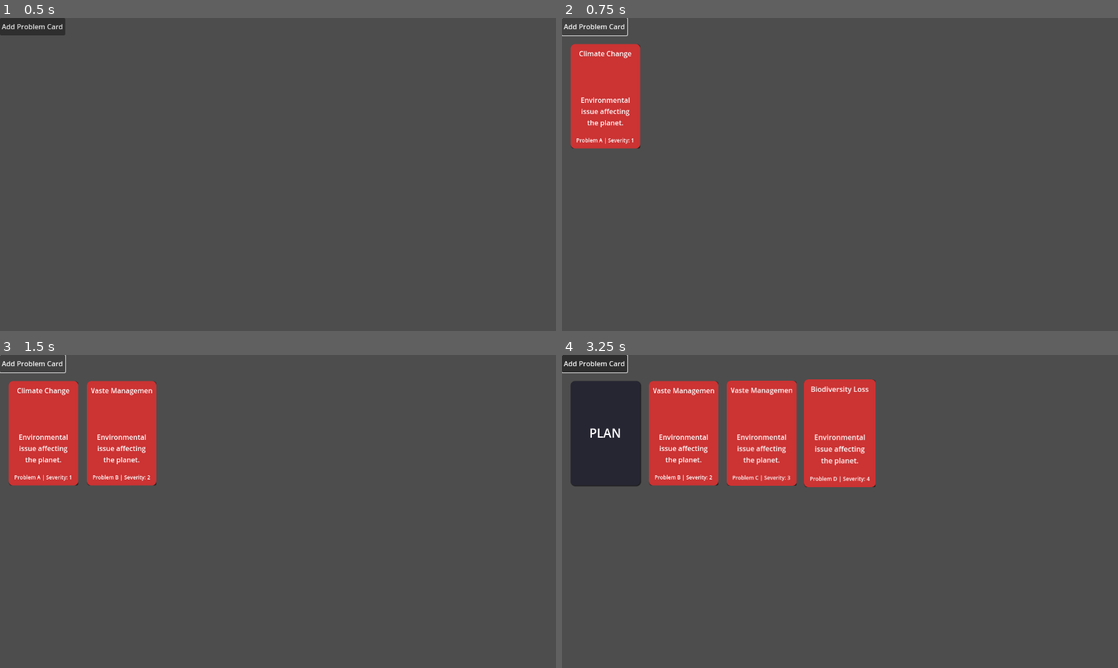
Above: before the commit, frames 1-4 (two rows, left to right).
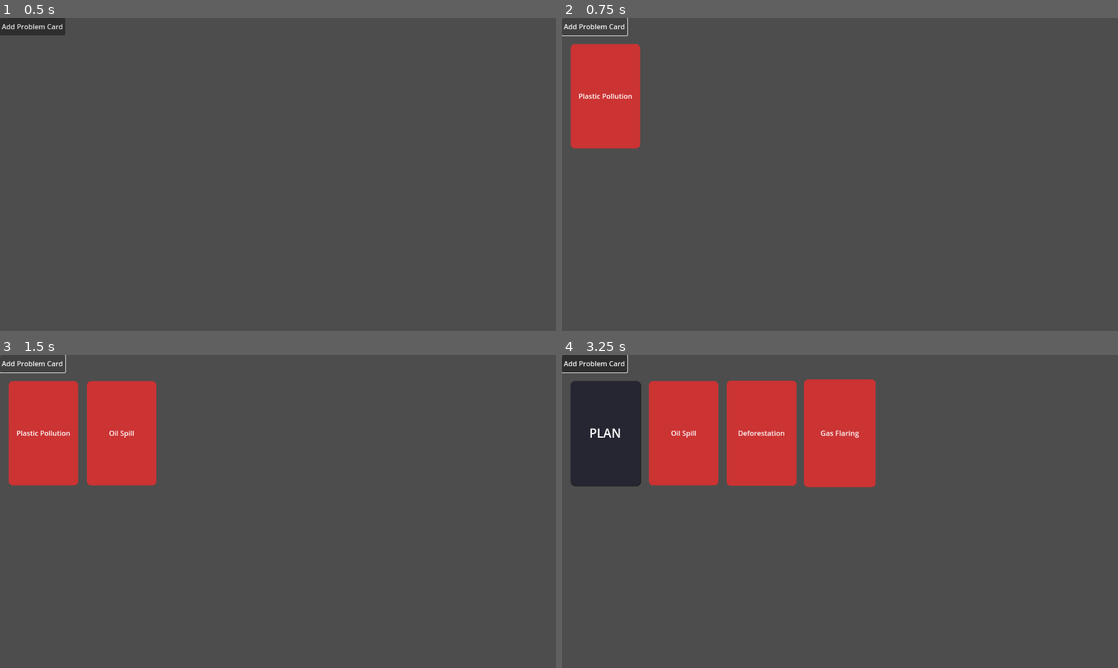
Above: after the commit, the same moments.

Repository: notalentgeek/plan-game
Game: Godot game, scene res://demos/card/test_basic_scene.tscn
The game is run twice, just before and just after one commit, with the same random seed, the same clock (stepped at 60 frames per second) and the same inputs.
Inputs (mouse positions are in pixels of both pictures, inside the frame that each line leads up to):
- Up to frame 1 (0.5 s): no input
- Up to frame 2 (0.75 s): click "Add Problem Card" at 0.5 s
- Up to frame 3 (1.5 s): click "Add Problem Card" at 1.25 s
- Up to frame 4 (3.25 s): click "Add Problem Card" at 2 s; tap Enter at 2.75 s; drag from (606, 433) to (895, 442) at 2.77 s

Frame 1 is identical in both runs. In frame 2, 0.5% of the frame differs, in the area x 1-14%, y 8-42%; in frame 3, 1.0%; in frame 4, 1.6%, in the area x 15-57%, y 8-43%.

Commit message:
Before Working on Hand Layout Manager

Diff:
--- a/plan-game/demos/card/test_basic_scene.gd
+++ b/plan-game/demos/card/test_basic_scene.gd
@@ -4,107 +4,136 @@
 var card_container: Control
 
 # Card layout parameters
-const CARD_WIDTH = 160  # Width of the card visual
-const CARD_HEIGHT = 240  # Height of the card visual
-const CARD_SPACING_X = 20  # Horizontal spacing between cards
-const CARD_SPACING_Y = 20  # Vertical spacing between rows
-const LEFT_MARGIN = 20  # Left margin for the first card
+const CARD_WIDTH = 160 # Width of the card visual
+const CARD_HEIGHT = 240 # Height of the card visual
+const CARD_SPACING_X = 20 # Horizontal spacing between cards
+const CARD_SPACING_Y = 20 # Vertical spacing between rows
+const LEFT_MARGIN = 20 # Left margin for the first card
 
 # Track the cards we've added
 var cards = []
 
+# Problem card data based on the images you provided
+var problem_card_data = [
+    {"letter": "A", "index": 24, "name": "Plastic Pollution",
+     "description": "Accumulation of plastic waste in the environment that adversely affects wildlife, habitats, and humans.",
+     "filename": "A_24_plastic_pollution.png"},
+    {"letter": "B", "index": 90, "name": "Oil Spill",
+     "description": "Release of crude oil into the environment, especially marine areas, causing ecological damage.",
+     "filename": "B_90_oil_spill.png"},
+    {"letter": "C", "index": 48, "name": "Deforestation",
+     "description": "Large-scale removal of forests leading to habitat loss and increased carbon emissions.",
+     "filename": "C_48_deforestation.png"},
+    {"letter": "D", "index": 57, "name": "Gas Flaring",
+     "description": "Burning of excess natural gas during oil production, contributing to air pollution and greenhouse gases.",
+     "filename": "D_57_gas_flaring.png"},
+    {"letter": "F", "index": 40, "name": "Desertification",
+     "description": "Process by which fertile land becomes desert, typically due to drought, deforestation, or inappropriate agriculture.",
+     "filename": "F_40_desertification.png"},
+    {"letter": "G", "index": 39, "name": "Drought",
+     "description": "Extended period of abnormally low rainfall, leading to water shortage and ecosystem stress.",
+     "filename": "G_39_drought.png"}
+]
+
+# Track which card to show next
+var current_card_index = 0
+
 func _ready():
-	print("Basic test scene initialized")
+    print("Basic test scene initialized")
 
-	# Create the "Add Problem Card" button programmatically
-	var add_problem_btn = Button.new()
-	add_problem_btn.text = "Add Problem Card"
-	add_problem_btn.position = Vector2(0, 0)  # Top-left corner
-	add_problem_btn.size = Vector2(150, 40)   # Set button size
+    # Create the "Add Problem Card" button programmatically
+    var add_problem_btn = Button.new()
+    add_problem_btn.text = "Add Problem Card"
+    add_problem_btn.position = Vector2(0, 0) # Top-left corner
+    add_problem_btn.size = Vector2(150, 40) # Set button size
 
-	# Connect button signal
-	add_problem_btn.pressed.connect(Callable(self, "_on_add_problem_pressed"))
+    # Connect button signal
+    add_problem_btn.pressed.connect(Callable(self, "_on_add_problem_pressed"))
 
-	# Add the button to the scene
-	add_child(add_problem_btn)
+    # Add the button to the scene
+    add_child(add_problem_btn)
 
-	# Create a container for cards with margin below the button
-	card_container = Control.new()
-	card_container.position = Vector2(0, 60)  # 20px margin below the button
-	card_container.size = Vector2(get_viewport_rect().size.x, get_viewport_rect().size.y - 60)
-	add_child(card_container)
+    # Create a container for cards with margin below the button
+    card_container = Control.new()
+    card_container.position = Vector2(0, 60) # 20px margin below the button
+    card_container.size = Vector2(get_viewport_rect().size.x, get_viewport_rect().size.y - 60)
+    add_child(card_container)
 
-	print("Button added programmatically")
+    print("Button added programmatically")
 
 func _on_add_problem_pressed() -> void:
-	print("Add Problem Card button pressed")
+    print("Add Problem Card button pressed")
 
-	# Create a problem card with a random problem name
-	var problems = ["Air Pollution", "Water Pollution", "Deforestation",
-				   "Climate Change", "Soil Erosion", "Biodiversity Loss",
-				   "Waste Management", "Ozone Depletion"]
-	var problem_index = randi() % problems.size()
-	var problem_name = problems[problem_index]
+    # Get the data for the current card
+    var card_data = problem_card_data[current_card_index % problem_card_data.size()]
 
-	# Get a letter code A-Z based on current count
-	var letter_code = String.chr(65 + (cards.size() % 26))
+    # Build the texture path using the filename from our data
+    var texture_path = "res://assets/cards/problem_cards/" + card_data.filename
 
-	var problem_card = ProblemCard.new(
-		"p_" + str(cards.size()),
-		problem_name,
-		"Environmental issue affecting the planet.",
-		"",  # No texture path for now
-		letter_code,
-		(cards.size() % 10) + 1  # Severity 1-10
-	)
+    # Debug: Print the path we're trying to load
+    print("Trying to load texture: ", texture_path)
+    print("File exists: ", ResourceLoader.exists(texture_path))
 
-	# Create a card visual
-	var card_visual = CardVisual.new()
+    # Create a problem card with the specific data
+    var problem_card = ProblemCard.new(
+        "p_" + card_data.letter.to_lower(),
+        card_data.name,
+        card_data.description,
+        texture_path,  # Use the correct path
+        card_data.letter,
+        card_data.index
+    )
 
-	# Add the card visual to the container
-	card_container.add_child(card_visual)
+    # Create a card visual
+    var card_visual = CardVisual.new()
 
-	# Add to our array of cards
-	cards.append(card_visual)
+    # Add the card visual to the container
+    card_container.add_child(card_visual)
 
-	# Reposition all cards
-	_reposition_cards()
+    # Add to our array of cards
+    cards.append(card_visual)
 
-	# Initialize with the problem card
-	card_visual.initialize(problem_card)
+    # Reposition all cards
+    _reposition_cards()
 
-	# Ensure card shows its front
-	card_visual.flip_to_front()
+    # Initialize with the problem card
+    card_visual.initialize(problem_card)
 
-	# Connect card signals for debugging
-	card_visual.card_clicked.connect(Callable(self, "_on_card_clicked"))
+    # Ensure card shows its front
+    card_visual.flip_to_front()
 
-	print("Card added: " + problem_name)
+    # Connect card signals for debugging
+    card_visual.card_clicked.connect(Callable(self, "_on_card_clicked"))
+
+    print("Card added: " + card_data.name)
+
+    # Move to next card for subsequent button presses
+    current_card_index += 1
 
 func _reposition_cards() -> void:
-	# Get the available width for cards
-	var available_width = get_viewport_rect().size.x
+    # Get the available width for cards
+    var available_width = get_viewport_rect().size.x
 
-	# Calculate how many cards fit in a row
-	var cards_per_row = int((available_width - LEFT_MARGIN) / (CARD_WIDTH + CARD_SPACING_X))
-	if cards_per_row < 1:
-		cards_per_row = 1  # Ensure at least one card per row
+    # Calculate how many cards fit in a row
+    var cards_per_row = int((available_width - LEFT_MARGIN) / (CARD_WIDTH + CARD_SPACING_X))
+    if cards_per_row < 1:
+        cards_per_row = 1 # Ensure at least one card per row
 
-	# Position each card
-	for i in range(cards.size()):
-		var row = int(i / cards_per_row)
-		var col = i % cards_per_row
+    # Position each card
+    for i in range(cards.size()):
+        var row = int(i / cards_per_row)
+        var col = i % cards_per_row
 
-		var x_pos = LEFT_MARGIN + col * (CARD_WIDTH + CARD_SPACING_X)
-		var y_pos = row * (CARD_HEIGHT + CARD_SPACING_Y)
+        var x_pos = LEFT_MARGIN + col * (CARD_WIDTH + CARD_SPACING_X)
+        var y_pos = row * (CARD_HEIGHT + CARD_SPACING_Y)
 
-		cards[i].position = Vector2(x_pos, y_pos)
+        cards[i].position = Vector2(x_pos, y_pos)
 
 func _on_card_clicked(card: Card) -> void:
-	print("Card clicked: ", card.card_name)
+    print("Card clicked: ", card.card_name)
 
-	# Find the card visual that was clicked
-	for child in card_container.get_children():
-		if child is CardVisual and child.card == card:
-			child.toggle_flip()
-			break
+    # Find the card visual that was clicked
+    for child in card_container.get_children():
+        if child is CardVisual and child.card == card:
+            child.toggle_flip()
+            break
--- a/plan-game/scripts/classes/card.gd
+++ b/plan-game/scripts/classes/card.gd
@@ -59,8 +59,15 @@
 		The card's texture, or null if not available
 	"""
 	if texture == null and !texture_path.is_empty():
+		print("Loading texture from path: ", texture_path)
 		if ResourceLoader.exists(texture_path):
 			texture = load(texture_path)
+			if texture:
+				print("Successfully loaded texture")
+			else:
+				print("Failed to load texture despite file existing")
+		else:
+			print("Texture file does not exist at path: ", texture_path)
 	return texture
 
 func _to_string() -> String:
--- a/plan-game/scripts/classes/card_visual.gd
+++ b/plan-game/scripts/classes/card_visual.gd
@@ -80,7 +80,7 @@
 	card_container.name = "CardContainer"
 	card_container.custom_minimum_size = Vector2(CARD_WIDTH, CARD_HEIGHT)
 	card_container.size = Vector2(CARD_WIDTH, CARD_HEIGHT)
-	card_container.mouse_filter = Control.MOUSE_FILTER_PASS # Pass input events to parent
+	card_container.mouse_filter = Control.MOUSE_FILTER_PASS
 	add_child(card_container)
 
 	# Create front of card
@@ -89,86 +89,45 @@
 	card_front.custom_minimum_size = Vector2(CARD_WIDTH, CARD_HEIGHT)
 	card_front.size = Vector2(CARD_WIDTH, CARD_HEIGHT)
 	card_front.mouse_filter = Control.MOUSE_FILTER_IGNORE
-	card_front.clip_contents = true # Prevent content from expanding panel
-
-	# Set up front panel style
+	card_front.clip_contents = true
+
+	# Set up front panel style - make it transparent
 	var front_style = StyleBoxFlat.new()
-	front_style.bg_color = SOLUTION_CARD_COLOR
+	front_style.bg_color = Color.TRANSPARENT
 	front_style.corner_radius_top_left = CARD_CORNER_RADIUS
 	front_style.corner_radius_top_right = CARD_CORNER_RADIUS
 	front_style.corner_radius_bottom_left = CARD_CORNER_RADIUS
 	front_style.corner_radius_bottom_right = CARD_CORNER_RADIUS
-	front_style.shadow_size = 2
-	front_style.shadow_offset = Vector2(1, 1)
 	card_front.add_theme_stylebox_override("panel", front_style)
 	card_container.add_child(card_front)
 
-	# Add content container to the front
-	var front_margin = MarginContainer.new()
-	front_margin.add_theme_constant_override("margin_left", 10)
-	front_margin.add_theme_constant_override("margin_right", 10)
-	front_margin.add_theme_constant_override("margin_top", 10)
-	front_margin.add_theme_constant_override("margin_bottom", 10)
-	card_front.add_child(front_margin)
-
-	# Create vertical layout for card content
-	var content_container = VBoxContainer.new()
-	content_container.size_flags_vertical = Control.SIZE_FILL
-	content_container.size_flags_horizontal = Control.SIZE_FILL
-	front_margin.add_child(content_container)
-
-	# Card name at the top
+	# Just add the card icon directly to the front panel - no extra containers
+	card_icon = TextureRect.new()
+	card_icon.name = "CardIcon"
+	card_icon.stretch_mode = TextureRect.STRETCH_KEEP_ASPECT_CENTERED
+	card_icon.expand_mode = TextureRect.EXPAND_FIT_WIDTH_PROPORTIONAL
+	card_icon.size_flags_vertical = Control.SIZE_EXPAND_FILL
+	card_icon.size_flags_horizontal = Control.SIZE_EXPAND_FILL
+	card_front.add_child(card_icon)
+
+	# We still create the text labels but don't add them to the scene immediately
+	# They'll be added later if needed
 	card_name_label = Label.new()
 	card_name_label.name = "CardName"
-	card_name_label.text = "Card Name"
-	card_name_label.horizontal_alignment = HORIZONTAL_ALIGNMENT_CENTER
-	card_name_label.add_theme_font_size_override("font_size", 16)
-	card_name_label.add_theme_color_override("font_color", Color.WHITE)
-	card_name_label.clip_text = true # Truncate text if too long
-	card_name_label.max_lines_visible = 1 # Only show one line
-	content_container.add_child(card_name_label)
-
-	# Card icon/image
-	card_icon = TextureRect.new()
-	card_icon.name = "CardIcon"
-	card_icon.expand_mode = TextureRect.EXPAND_IGNORE_SIZE
-	card_icon.stretch_mode = TextureRect.STRETCH_KEEP_ASPECT_CENTERED
-	card_icon.custom_minimum_size = Vector2(0, 60) # Reduce height slightly
-	card_icon.size_flags_vertical = Control.SIZE_SHRINK_CENTER
-	content_container.add_child(card_icon)
-
-	# Card description
+
 	card_description_label = Label.new()
 	card_description_label.name = "CardDescription"
-	card_description_label.text = "Card description text"
-	card_description_label.autowrap_mode = TextServer.AUTOWRAP_WORD_SMART
-	card_description_label.horizontal_alignment = HORIZONTAL_ALIGNMENT_CENTER
-	card_description_label.vertical_alignment = VERTICAL_ALIGNMENT_CENTER
-	card_description_label.add_theme_color_override("font_color", Color.WHITE)
-	card_description_label.size_flags_vertical = Control.SIZE_EXPAND_FILL
-	card_description_label.max_lines_visible = 6 # Limit to 6 lines max
-	card_description_label.text_overrun_behavior = TextServer.OVERRUN_TRIM_ELLIPSIS # Add ... if truncated
-	content_container.add_child(card_description_label)
-
-	# Card details (letter code, severity, solvable problems)
+
 	card_details_label = Label.new()
 	card_details_label.name = "CardDetails"
-	card_details_label.text = "Details"
-	card_details_label.horizontal_alignment = HORIZONTAL_ALIGNMENT_CENTER
-	card_details_label.add_theme_font_size_override("font_size", 12)
-	card_details_label.add_theme_color_override("font_color", Color.WHITE)
-	card_details_label.clip_text = true # Truncate text if too long
-	card_details_label.max_lines_visible = 1 # Only show one line
-	content_container.add_child(card_details_label)
-
-	# Create back of card with IDENTICAL sizing
+
+	# Create back of card (keep this unchanged)
 	card_back = PanelContainer.new()
 	card_back.name = "CardBack"
 	card_back.custom_minimum_size = Vector2(CARD_WIDTH, CARD_HEIGHT)
 	card_back.size = Vector2(CARD_WIDTH, CARD_HEIGHT)
 	card_back.mouse_filter = Control.MOUSE_FILTER_IGNORE
 
-	# Set up back panel style
 	var back_style = StyleBoxFlat.new()
 	back_style.bg_color = CARD_BACK_COLOR
 	back_style.corner_radius_top_left = CARD_CORNER_RADIUS
@@ -180,7 +139,6 @@
 	card_back.add_theme_stylebox_override("panel", back_style)
 	card_container.add_child(card_back)
 
-	# Add PLAN logo to the back
 	var back_margin = MarginContainer.new()
 	back_margin.add_theme_constant_override("margin_left", 20)
 	back_margin.add_theme_constant_override("margin_right", 20)
@@ -196,7 +154,6 @@
 	back_label.add_theme_color_override("font_color", Color.WHITE)
 	back_margin.add_child(back_label)
 
-	# Create animation player
 	animation_player = AnimationPlayer.new()
 	animation_player.name = "AnimationPlayer"
 	add_child(animation_player)
@@ -210,7 +167,7 @@
 
 	# Create a simple flip to front animation - just visibility toggle
 	var flip_to_front_anim = Animation.new()
-	flip_to_front_anim.length = 0.1  # Very short, just a quick transition
+	flip_to_front_anim.length = 0.1 # Very short, just a quick transition
 
 	# Track for front visibility
 	var front_track = flip_to_front_anim.add_track(Animation.TYPE_VALUE)
@@ -272,9 +229,6 @@
 func initialize(p_card: Card) -> void:
 	"""
 	Initialize the card visual with data from the provided card.
-
-	Args:
-		p_card: The card data to visualize
 	"""
 	card = p_card
 	if card == null:
@@ -286,16 +240,33 @@
 		_create_card_structure()
 		_create_animations()
 
-	# Update visual elements with card data
-	card_name_label.text = card.card_name
-	card_description_label.text = card.description
-
-	# Set card texture if available
+	# Get the texture
 	var texture = card.get_texture()
+	print("Initialize - card name: ", card.card_name)
+	print("Initialize - texture: ", texture)
+	print("Initialize - texture path: ", card.texture_path)
+
 	if texture:
+		# We have a texture, use it
 		card_icon.texture = texture
-
-	# Configure based on card type
+		print("Texture set to card_icon")
+	else:
+		# No texture, show a placeholder or text
+		print("No texture found, using placeholder")
+		# You could set a default color or pattern here
+		card_icon.texture = null
+
+		# Optionally show text as fallback
+		var label = Label.new()
+		label.text = card.card_name
+		label.horizontal_alignment = HORIZONTAL_ALIGNMENT_CENTER
+		label.vertical_alignment = VERTICAL_ALIGNMENT_CENTER
+		label.add_theme_color_override("font_color", Color.WHITE)
+		label.size_flags_horizontal = Control.SIZE_EXPAND_FILL
+		label.size_flags_vertical = Control.SIZE_EXPAND_FILL
+		card_front.add_child(label)
+
+	# Configure based on card type (you can keep this if you want different colors)
 	match card.card_type:
 		Card.CardType.PROBLEM:
 			_set_problem_card_visuals()
